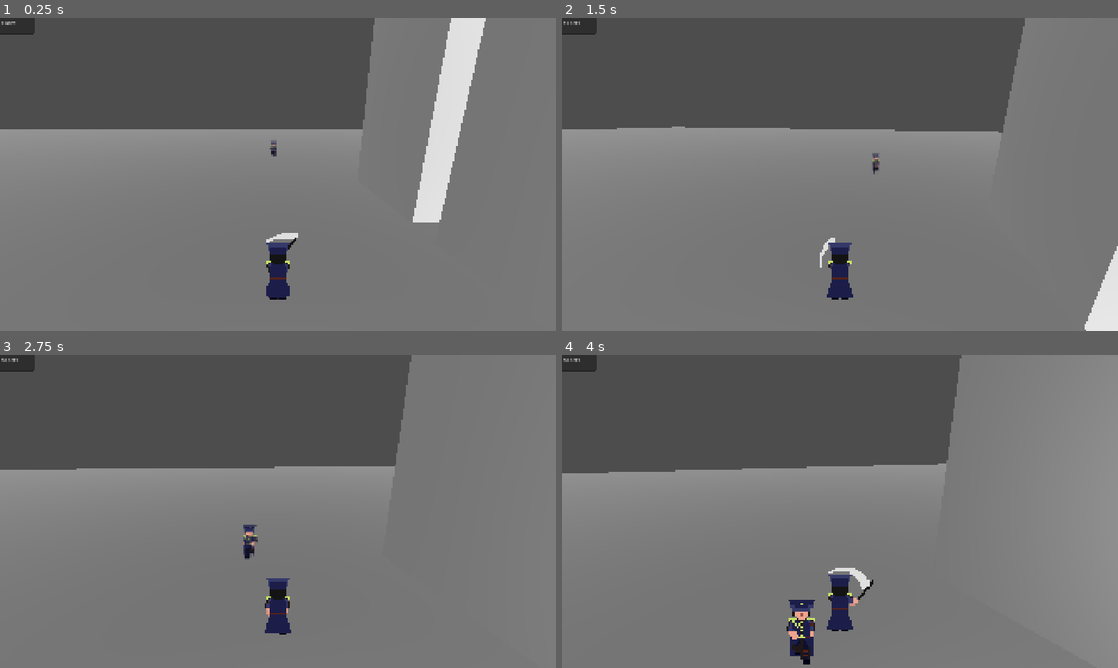
Above: before the commit, frames 1-4 (two rows, left to right).
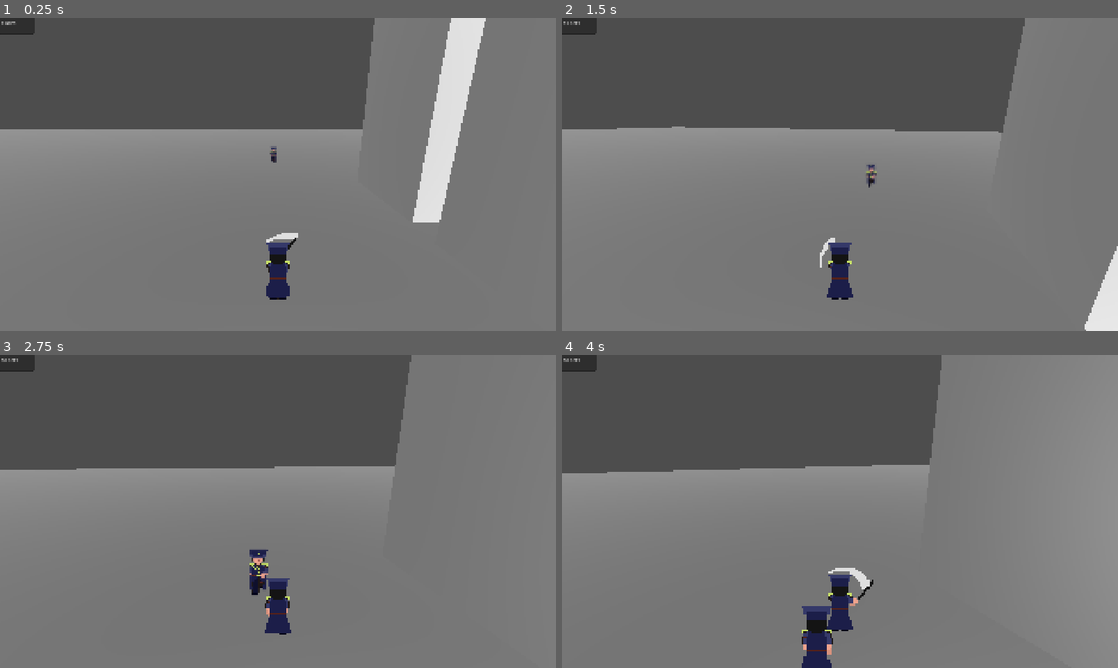
Above: after the commit, the same moments.

Repository: zenrythebard/dinamik_21_gamejam
Game: Godot game, scene res://test_assets/test_3d.tscn
The game is run twice, just before and just after one commit, with the same random seed, the same clock (stepped at 60 frames per second) and the same inputs. This scene is started directly instead of the project's main scene.
Inputs (mouse positions are in pixels of both pictures, inside the frame that each line leads up to):
- Up to frame 1 (0.25 s): no input
- Up to frame 2 (1.5 s): tap Enter (ui_accept) at 0.5, 0.77 s; move the mouse to (867, 174) at 0.52 s; hold W (walk_forward) from 0.53 s (still down); click (867, 174) at 0.6 s; move the mouse to (812, 174) at 1.27 s; click (812, 174) at 1.35 s
- Up to frame 3 (2.75 s): keep holding W (walk_forward); tap Enter (ui_accept) at 1.52 s; move the mouse to (289, 505) at 2.02 s; click (289, 505) at 2.1 s
- Up to frame 4 (4 s): keep holding W (walk_forward); move the mouse to (834, 517) at 2.77 s; click (834, 517) at 2.85 s; tap Enter (ui_accept) at 3.02, 3.77 s; move the mouse to (878, 514) at 3.52 s; click (878, 514) at 3.6 s

The runs differ from the first frame. In frame 1, less than 0.1% of the frame differs, in the area x 48-50%, y 39-47%; in frame 2, 0.1%; in frame 3, 0.6%; in frame 4, 2.5%, in the area x 8-72%, y 0-100%.

Commit message:
ninja sprite direction

Diff:
--- a/test_assets/ninja.gd
+++ b/test_assets/ninja.gd
@@ -25,7 +25,6 @@
 	#if is_on_floor():
 		#velocity.y = JUMP_VELOCITY
 	ninja_behaviour()
-	print (await delta_distance_to_player_calc())
 	move_and_slide()
 
 func ninja_behaviour():
@@ -50,7 +49,10 @@
 	var next_path_pos : Vector3 = nav_agent.get_next_path_position()
 	var direction : Vector3 = global_position.direction_to(next_path_pos)
 	velocity = direction * SPEED
-	animation_player.play("walk_backward")
+	if player_facing == 1:
+		animation_player.play("walk_backward")
+	elif player_facing == 2:
+		animation_player.play("walk_forward")
 
 func delta_distance_to_player_calc() -> bool:
 	var prev_dis : float
